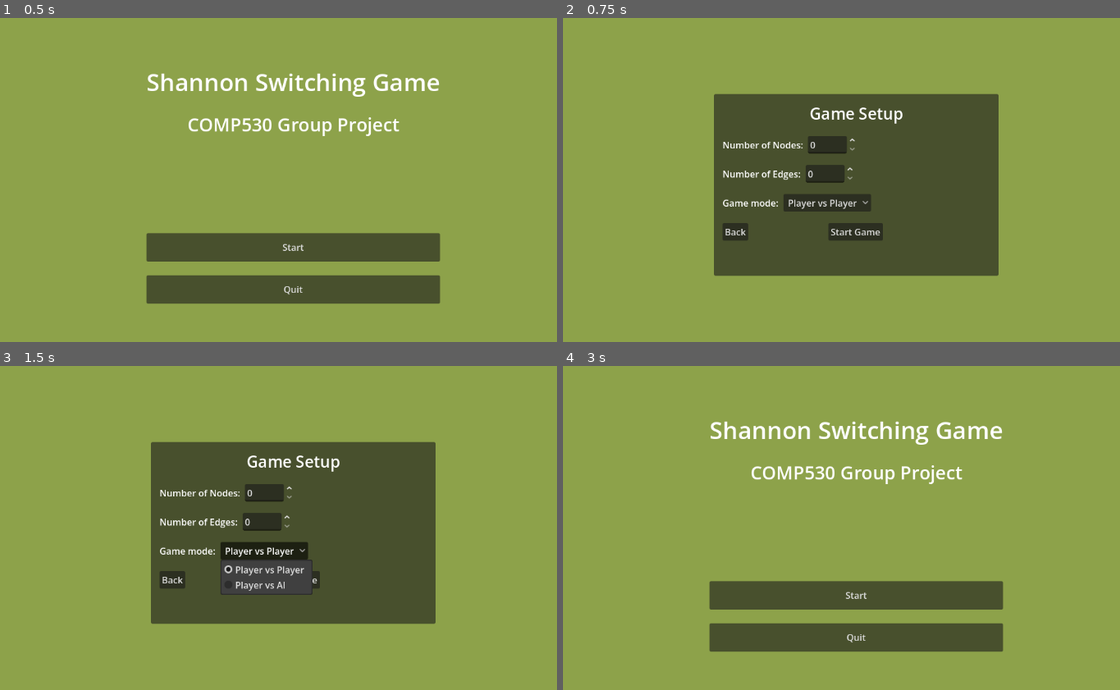
Above: before the commit, frames 1-4 (two rows, left to right).
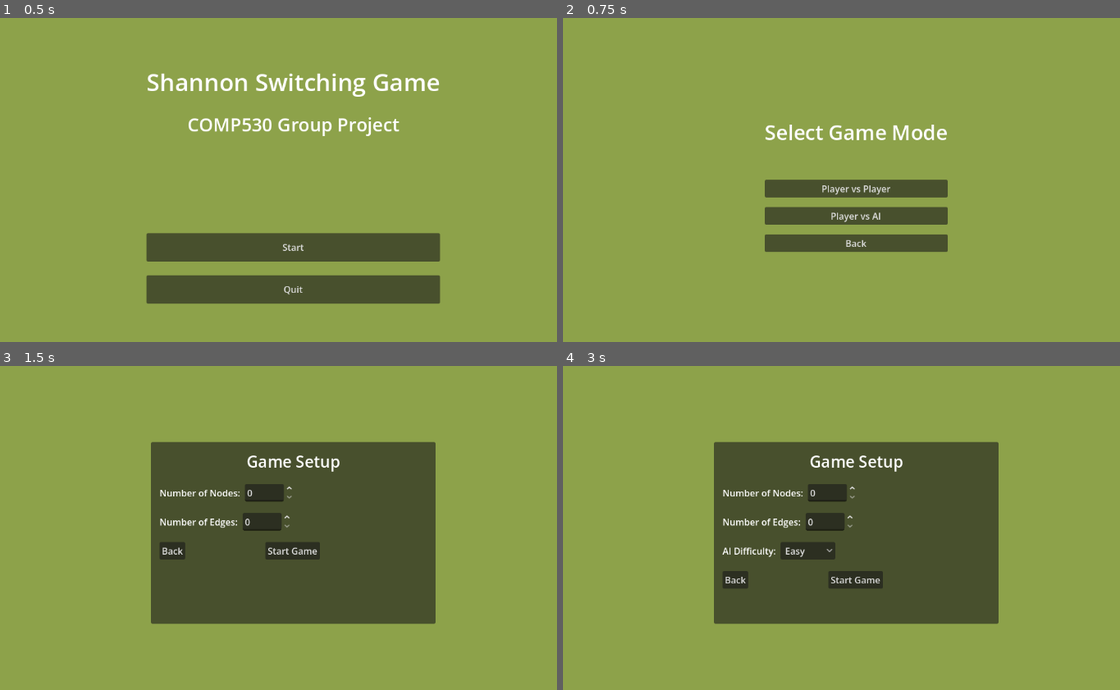
Above: after the commit, the same moments.

Repository: harv-sudo/Shannon-Switching-Game
Game: Godot game, scene res://scenes/mainMenu.tscn
Same seed, same stepped clock (60 frames per second), same inputs: the game is played once before the commit and once after it.
Inputs (mouse positions are in pixels of both pictures, inside the frame that each line leads up to):
- Up to frame 1 (0.5 s): no input
- Up to frame 2 (0.75 s): click "Start" at 0.5 s
- Up to frame 3 (1.5 s): click "Player vs Player" at 1.25 s
- Up to frame 4 (3 s): click "Back" at 2 s; click (858, 563) at 2.75 s, where only the run after the commit has a clickable "Player vs AI"

Frame 1 is identical in both runs. In frame 2, 24% of the frame differs, in the area x 27-79%, y 23-80%; in frame 3, 1.7%; in frame 4, 31%, in the area x 26-80%, y 16-89%.

Commit message:
Add game mode menu and AI game setup screen

Diff:
--- /dev/null
+++ b/scenes/gameMode.tscn
@@ -0,0 +1,45 @@
+[gd_scene format=3 uid="uid://cr30m0m4a3st2"]
+
+[ext_resource type="Script" uid="uid://beds3q7oaftjg" path="res://scripts/ui/gameMode.gd" id="1_4fgfk"]
+
+[node name="GameMode" type="Control" unique_id=1822173096]
+layout_mode = 3
+anchors_preset = 15
+anchor_right = 1.0
+anchor_bottom = 1.0
+grow_horizontal = 2
+grow_vertical = 2
+script = ExtResource("1_4fgfk")
+
+[node name="CenterContainer" type="CenterContainer" parent="." unique_id=215745700]
+layout_mode = 1
+anchors_preset = 15
+anchor_right = 1.0
+anchor_bottom = 1.0
+grow_horizontal = 2
+grow_vertical = 2
+
+[node name="VBoxContainer" type="VBoxContainer" parent="CenterContainer" unique_id=1975347283]
+layout_mode = 2
+theme_override_constants/separation = 59
+
+[node name="Label" type="Label" parent="CenterContainer/VBoxContainer" unique_id=278595665]
+layout_mode = 2
+theme_override_font_sizes/font_size = 36
+text = "Select Game Mode"
+
+[node name="VBoxContainer" type="VBoxContainer" parent="CenterContainer/VBoxContainer" unique_id=167438427]
+layout_mode = 2
+theme_override_constants/separation = 17
+
+[node name="PVPButton" type="Button" parent="CenterContainer/VBoxContainer/VBoxContainer" unique_id=1792408743]
+layout_mode = 2
+text = "Player vs Player"
+
+[node name="PVAIButton" type="Button" parent="CenterContainer/VBoxContainer/VBoxContainer" unique_id=272079808]
+layout_mode = 2
+text = "Player vs AI"
+
+[node name="BackButton" type="Button" parent="CenterContainer/VBoxContainer/VBoxContainer" unique_id=1312545732]
+layout_mode = 2
+text = "Back"
--- a/scenes/gameSetup.tscn
+++ b/scenes/gameSetup.tscn
@@ -60,16 +60,6 @@
 [node name="SpinBox" type="SpinBox" parent="CenterContainer/PanelContainer/MarginContainer/VBoxContainer/EdgesRow" unique_id=20231730]
 layout_mode = 2
 
-[node name="ModeRow" type="HBoxContainer" parent="CenterContainer/PanelContainer/MarginContainer/VBoxContainer" unique_id=1785452102]
-layout_mode = 2
-
-[node name="ModeLabel" type="Label" parent="CenterContainer/PanelContainer/MarginContainer/VBoxContainer/ModeRow" unique_id=241370721]
-layout_mode = 2
-text = "Game mode: "
-
-[node name="ModeOptionButton" type="OptionButton" parent="CenterContainer/PanelContainer/MarginContainer/VBoxContainer/ModeRow" unique_id=1215012392]
-layout_mode = 2
-
 [node name="ButtonsRow" type="HBoxContainer" parent="CenterContainer/PanelContainer/MarginContainer/VBoxContainer" unique_id=859534166]
 layout_mode = 2
 theme_override_constants/separation = 141
--- /dev/null
+++ b/scenes/gameSetupAI.tscn
@@ -0,0 +1,83 @@
+[gd_scene format=3 uid="uid://dnx84gn3j27fd"]
+
+[ext_resource type="Script" uid="uid://ohrfumtr7u2s" path="res://scripts/ui/gameSetupAI.gd" id="1_olmrl"]
+
+[node name="GameSetup" type="Control" unique_id=744022010]
+layout_mode = 3
+anchors_preset = 15
+anchor_right = 1.0
+anchor_bottom = 1.0
+grow_horizontal = 2
+grow_vertical = 2
+script = ExtResource("1_olmrl")
+
+[node name="CenterContainer" type="CenterContainer" parent="." unique_id=374982318]
+layout_mode = 1
+anchors_preset = 15
+anchor_right = 1.0
+anchor_bottom = 1.0
+grow_horizontal = 2
+grow_vertical = 2
+
+[node name="PanelContainer" type="PanelContainer" parent="CenterContainer" unique_id=2106717872]
+custom_minimum_size = Vector2(500, 320)
+layout_mode = 2
+
+[node name="MarginContainer" type="MarginContainer" parent="CenterContainer/PanelContainer" unique_id=388427991]
+layout_mode = 2
+theme_override_constants/margin_left = 15
+theme_override_constants/margin_top = 15
+theme_override_constants/margin_right = 15
+theme_override_constants/margin_bottom = 15
+
+[node name="VBoxContainer" type="VBoxContainer" parent="CenterContainer/PanelContainer/MarginContainer" unique_id=222594824]
+layout_mode = 2
+theme_override_constants/separation = 20
+
+[node name="TitleLabel" type="Label" parent="CenterContainer/PanelContainer/MarginContainer/VBoxContainer" unique_id=992129698]
+layout_mode = 2
+theme_override_font_sizes/font_size = 28
+text = "Game Setup"
+horizontal_alignment = 1
+
+[node name="NodesRow" type="HBoxContainer" parent="CenterContainer/PanelContainer/MarginContainer/VBoxContainer" unique_id=1964581317]
+layout_mode = 2
+
+[node name="NodesLabel" type="Label" parent="CenterContainer/PanelContainer/MarginContainer/VBoxContainer/NodesRow" unique_id=561775710]
+layout_mode = 2
+text = "Number of Nodes: "
+
+[node name="NodesSpinBox" type="SpinBox" parent="CenterContainer/PanelContainer/MarginContainer/VBoxContainer/NodesRow" unique_id=1464911728]
+layout_mode = 2
+
+[node name="EdgesRow" type="HBoxContainer" parent="CenterContainer/PanelContainer/MarginContainer/VBoxContainer" unique_id=1671500886]
+layout_mode = 2
+
+[node name="EdgesLabel" type="Label" parent="CenterContainer/PanelContainer/MarginContainer/VBoxContainer/EdgesRow" unique_id=1832150015]
+layout_mode = 2
+text = "Number of Edges: "
+
+[node name="SpinBox" type="SpinBox" parent="CenterContainer/PanelContainer/MarginContainer/VBoxContainer/EdgesRow" unique_id=20231730]
+layout_mode = 2
+
+[node name="DifficultyRow" type="HBoxContainer" parent="CenterContainer/PanelContainer/MarginContainer/VBoxContainer" unique_id=1785452102]
+layout_mode = 2
+
+[node name="DifficultyLabel" type="Label" parent="CenterContainer/PanelContainer/MarginContainer/VBoxContainer/DifficultyRow" unique_id=241370721]
+layout_mode = 2
+text = "AI Difficulty: "
+
+[node name="DifficultyOptionButton" type="OptionButton" parent="CenterContainer/PanelContainer/MarginContainer/VBoxContainer/DifficultyRow" unique_id=1215012392]
+layout_mode = 2
+
+[node name="ButtonsRow" type="HBoxContainer" parent="CenterContainer/PanelContainer/MarginContainer/VBoxContainer" unique_id=859534166]
+layout_mode = 2
+theme_override_constants/separation = 141
+
+[node name="BackButton" type="Button" parent="CenterContainer/PanelContainer/MarginContainer/VBoxContainer/ButtonsRow" unique_id=919738138]
+layout_mode = 2
+text = "Back"
+
+[node name="StartGameButton" type="Button" parent="CenterContainer/PanelContainer/MarginContainer/VBoxContainer/ButtonsRow" unique_id=966791148]
+layout_mode = 2
+text = "Start Game"
--- /dev/null
+++ b/scripts/ui/gameMode.gd
@@ -0,0 +1,27 @@
+extends Control
+
+@onready var pvp_button: Button = $CenterContainer/VBoxContainer/VBoxContainer/PVPButton
+@onready var pvai_button: Button = $CenterContainer/VBoxContainer/VBoxContainer/PVAIButton
+@onready var back_button: Button = $CenterContainer/VBoxContainer/VBoxContainer/BackButton
+
+# Called when the node enters the scene tree for the first time.
+func _ready() -> void:
+	back_button.pressed.connect(_on_back_pressed)
+	pvp_button.pressed.connect(_on_pvp_button_pressed)
+	pvai_button.pressed.connect(_on_pvai_button_pressed)
+
+
+
+func _on_back_pressed() -> void:
+	get_tree().change_scene_to_file("res://scenes/mainMenu.tscn")
+
+
+func _on_pvp_button_pressed() -> void:
+	get_tree().change_scene_to_file("res://scenes/gameSetup.tscn")
+
+func _on_pvai_button_pressed() -> void:
+	get_tree().change_scene_to_file("res://scenes/gameSetupAI.tscn")
+
+# Called every frame. 'delta' is the elapsed time since the previous frame.
+func _process(delta: float) -> void:
+	pass
--- a/scripts/ui/gameSetup.gd
+++ b/scripts/ui/gameSetup.gd
@@ -1,18 +1,14 @@
 extends Control
 
-@onready var mode_option_button: OptionButton = $CenterContainer/PanelContainer/MarginContainer/VBoxContainer/ModeRow/ModeOptionButton
 @onready var back_button: Button = $CenterContainer/PanelContainer/MarginContainer/VBoxContainer/ButtonsRow/BackButton
 @onready var start_game_button: Button = $CenterContainer/PanelContainer/MarginContainer/VBoxContainer/ButtonsRow/StartGameButton
 
 func _ready() -> void:
-	mode_option_button.add_item("Player vs Player")
-	mode_option_button.add_item("Player vs AI")
-
 	back_button.pressed.connect(_on_back_pressed)
 	start_game_button.pressed.connect(_on_start_game_pressed)
 
 func _on_back_pressed() -> void:
-	get_tree().change_scene_to_file("res://scenes/mainMenu.tscn")
+	get_tree().change_scene_to_file("res://scenes/gameMode.tscn")
 
 func _on_start_game_pressed() -> void:
 	get_tree().change_scene_to_file("res://testingScene.tscn")
--- /dev/null
+++ b/scripts/ui/gameSetupAI.gd
@@ -0,0 +1,19 @@
+extends Control
+
+@onready var difficulty_option_button: OptionButton = $CenterContainer/PanelContainer/MarginContainer/VBoxContainer/DifficultyRow/DifficultyOptionButton
+@onready var back_button: Button = $CenterContainer/PanelContainer/MarginContainer/VBoxContainer/ButtonsRow/BackButton
+@onready var start_game_button: Button = $CenterContainer/PanelContainer/MarginContainer/VBoxContainer/ButtonsRow/StartGameButton
+
+func _ready() -> void:
+	difficulty_option_button.add_item("Easy")
+	difficulty_option_button.add_item("Medium")
+	difficulty_option_button.add_item("Hard")
+
+	back_button.pressed.connect(_on_back_pressed)
+	start_game_button.pressed.connect(_on_start_game_pressed)
+
+func _on_back_pressed() -> void:
+	get_tree().change_scene_to_file("res://scenes/gameMode.tscn")
+
+func _on_start_game_pressed() -> void:
+	get_tree().change_scene_to_file("res://testingScene.tscn")
--- a/scripts/ui/mainMenu.gd
+++ b/scripts/ui/mainMenu.gd
@@ -8,7 +8,7 @@
 	quit_button.pressed.connect(_on_quit_pressed)
 
 func _on_start_pressed() -> void:
-	get_tree().change_scene_to_file("res://scenes/gameSetup.tscn")
+	get_tree().change_scene_to_file("res://scenes/gameMode.tscn")
 
 func _on_quit_pressed() -> void:
 	get_tree().quit()
Not shown, added: scripts/ui/gameMode.gd.uid
Not shown, added: scripts/ui/gameSetupAI.gd.uid
